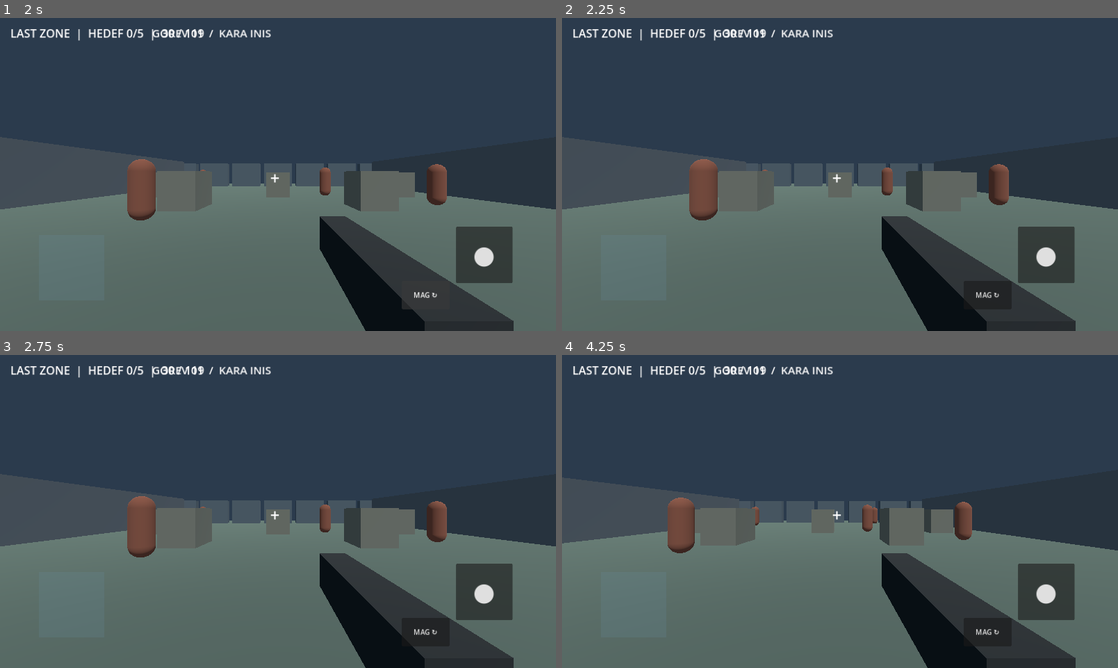
Above: before the commit, frames 1-4 (two rows, left to right).
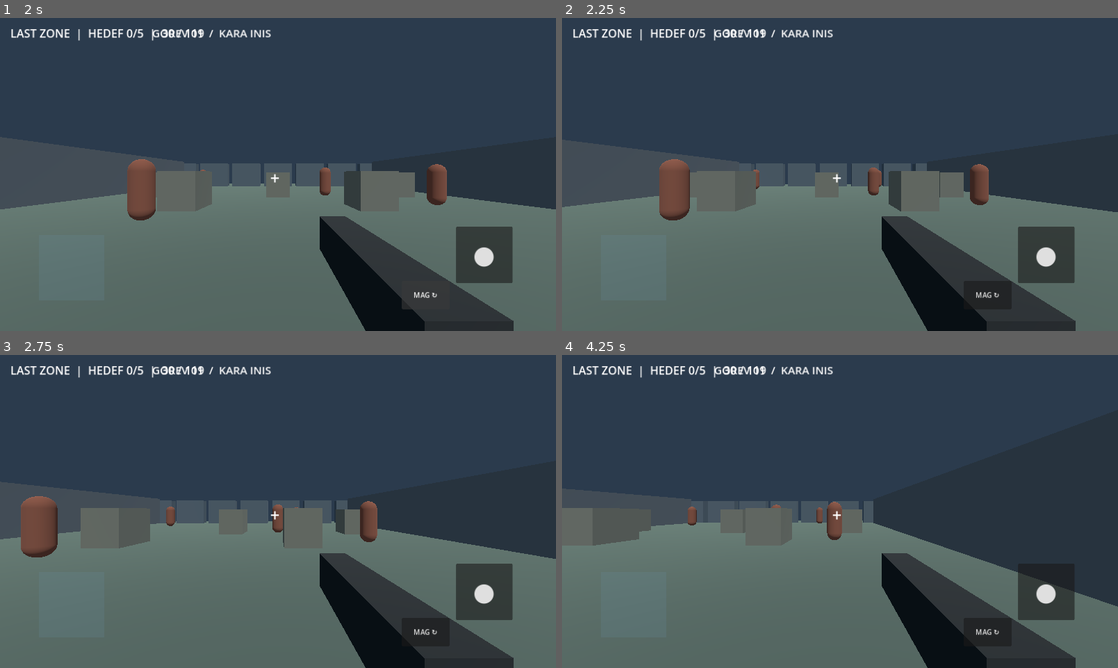
Above: after the commit, the same moments.

Repository: yusufluey-eng/Cogum
Game: Godot game, scene res://main.tscn
Same seed, same stepped clock (60 frames per second), same inputs: the game is played once before the commit and once after it.
Inputs (mouse positions are in pixels of both pictures, inside the frame that each line leads up to):
- Up to frame 1 (2 s): click "●" at 0.5 s; click "MAG ↻" at 1.25 s
- Up to frame 2 (2.25 s): tap Enter at 2 s; move the mouse to (962, 158) at 2.02 s; hold Right (ui_right) from 2.03 s (still down); tap R at 2.1 s; click (962, 158) at 2.17 s
- Up to frame 3 (2.75 s): keep holding Right (ui_right)
- Up to frame 4 (4.25 s): release Right (ui_right) at 2.75 s; drag from (728, 527) to (812, 574) at 2.77 s; move the mouse to (895, 442) at 3.52 s; hold Right (ui_right) from 3.53 s (still down); tap R at 3.6 s

Frame 1 is identical in both runs. In frame 2, 4.8% of the frame differs, in the area x 0-100%, y 44-65%; in frame 3, 7.2%; in frame 4, 8.6%, in the area x 0-100%, y 44-97%.

Commit message:
Improve mobile FPS look touch zones and add keyboard movement fallback

Diff:
--- a/godot/main.gd
+++ b/godot/main.gd
@@ -25,6 +25,8 @@
 var joystick: ColorRect
 var crosshair: Label
 var cooldown := 0.0
+var total_enemies := 5
+var weapon_flash := 0.0
 
 func _ready() -> void:
 	_build_world()
@@ -166,6 +168,7 @@
 	reload_button.pressed.connect(_reload)
 
 func _process(delta: float) -> void:
+	weapon_flash = maxf(0.0, weapon_flash - delta)
 	cooldown = maxf(0.0, cooldown - delta)
 	if firing and cooldown <= 0:
 		_shoot()
@@ -176,7 +179,9 @@
 	camera.rotation.x = pitch
 	var forward := -player.global_transform.basis.z
 	var right := player.global_transform.basis.x
-	var direction := forward * -move_axis.y + right * move_axis.x
+	var keyboard_axis := Input.get_vector("ui_left", "ui_right", "ui_up", "ui_down")
+	var active_axis := move_axis if move_axis.length_squared() > 0.001 else keyboard_axis
+	var direction := forward * -active_axis.y + right * active_axis.x
 	player.velocity.x = direction.x * SPEED
 	player.velocity.z = direction.z * SPEED
 	player.velocity.y -= 16.0 * delta
@@ -187,6 +192,7 @@
 		return
 	ammo -= 1
 	cooldown = 0.18
+	weapon_flash = 0.08
 	var from := camera.global_position
 	var to := from - camera.global_transform.basis.z * 75.0
 	var query := PhysicsRayQueryParameters3D.create(from, to)
@@ -200,7 +206,7 @@
 			if health <= 0:
 				target.queue_free()
 				kills += 1
-				if kills == 5:
+				if kills == total_enemies:
 					message.text = "GOREV TAMAMLANDI!"
 
 func _reload() -> void:
@@ -209,16 +215,16 @@
 	reserve -= amount
 
 func _refresh_hud() -> void:
-	hud.text = "LAST ZONE  |  HEDEF %d/5  |  %d / %d" % [kills, ammo, reserve]
+	hud.text = "LAST ZONE  |  HEDEF %d/%d  |  %d / %d" % [kills, total_enemies, ammo, reserve]
 
 func _input(event: InputEvent) -> void:
 	if event is InputEventScreenTouch:
 		var t := event as InputEventScreenTouch
 		if t.pressed:
-			if t.position.x < 460 and t.position.y > 350 and move_touch == -1:
+			if t.position.x < get_viewport().get_visible_rect().size.x * 0.38 and t.position.y > get_viewport().get_visible_rect().size.y * 0.42 and move_touch == -1:
 				move_touch = t.index
 				joy_start = t.position
-			elif t.position.x > 460 and t.position.x < 900 and look_touch == -1:
+			elif t.position.x > get_viewport().get_visible_rect().size.x * 0.38 and look_touch == -1 and not _touch_over_buttons(t.position):
 				look_touch = t.index
 		else:
 			if t.index == move_touch:
@@ -241,3 +247,6 @@
 		var k := event as InputEventKey
 		if k.pressed and k.keycode == KEY_R:
 			_reload()
+
+func _touch_over_buttons(point: Vector2) -> bool:
+	return fire_button.get_global_rect().has_point(point) or reload_button.get_global_rect().has_point(point)
